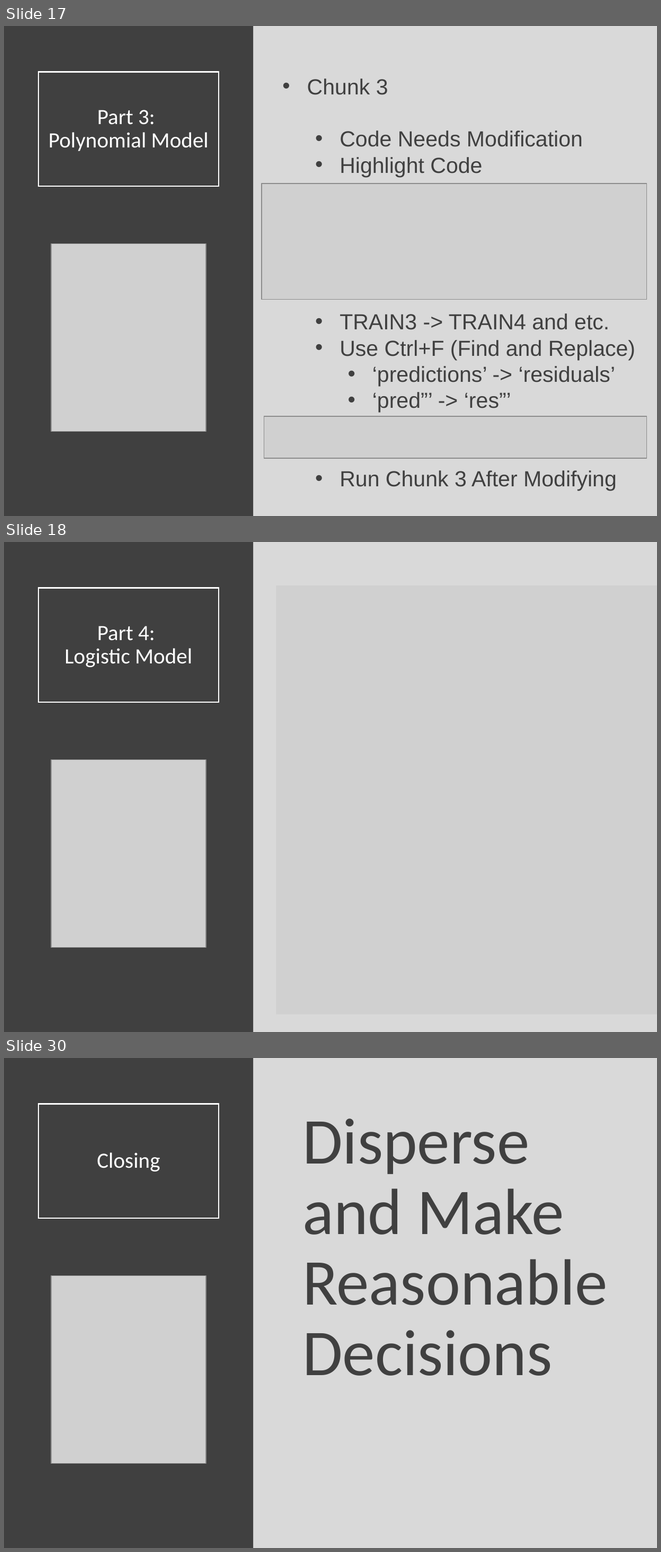
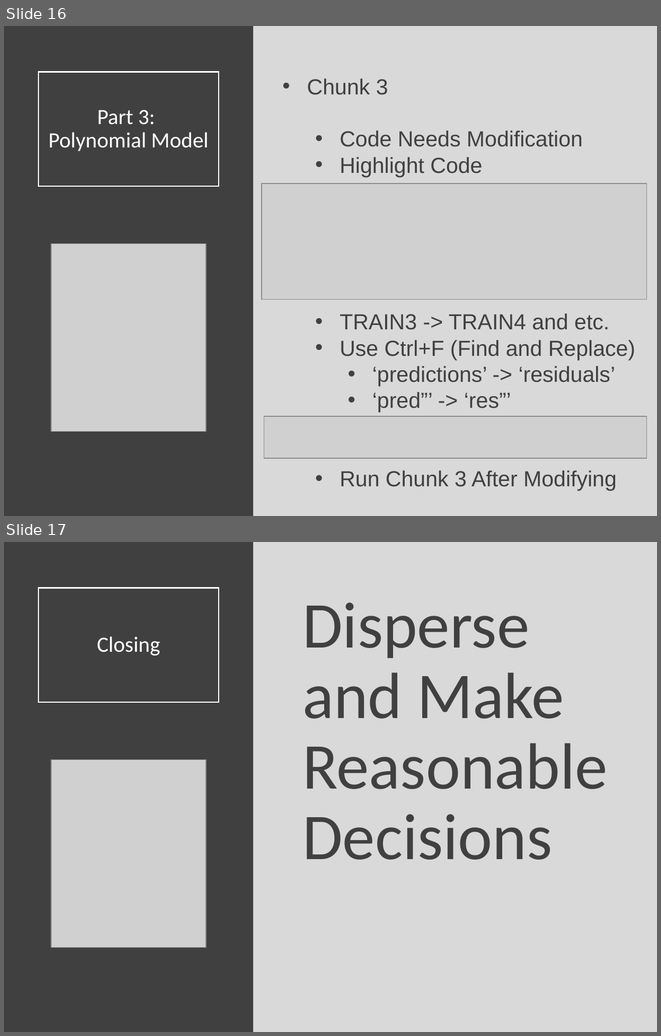
Before and after one commit to Yixf-Self/STOR320_WEBSITE, a slide deck: Lecture/Lecture 23/Lecture 23.pptx. Shown one above the other, each under a label of ours: slides 17, 18 and 30 before the commit, slides 16 and 17 after it; the slides between them are not shown. The pictures are 661x1552 and 661x1036 pixels, drawn with LibreOffice and Linux fonts; fonts in the diff are those of the drawing; grey boxes stand for pictures. Boxes give left, top, right and bottom in pixels: in the first picture for what was removed or moved away, otherwise in the second. Text is boxed around its words. In the diff, an @@ line names an element or a change of style, - is before the commit and + after.

```diff
--- a/Lecture/Lecture 23/Lecture 23.pptx
+++ b/Lecture/Lecture 23/Lecture 23.pptx
@@ slide 18 removed at box(4, 542, 657, 1032), background #D9D9D9 @@
@@ rectangle removed at box(4, 542, 254, 1032) @@
@@ title removed at box(38, 588, 219, 702) @@
-Part 4:
-Logistic Model
@@ picture removed at box(276, 586, 657, 1014) @@
@@ picture removed at box(336, 618, 547, 663) @@
@@ picture removed at box(51, 759, 206, 947) @@
@@ what was slide 17 is now slide 16 @@
@@ what was slide 30 is now slide 17 @@
```
Also in this commit, not shown: 1 slide changed, 12 other slides removed, 8 other files.
